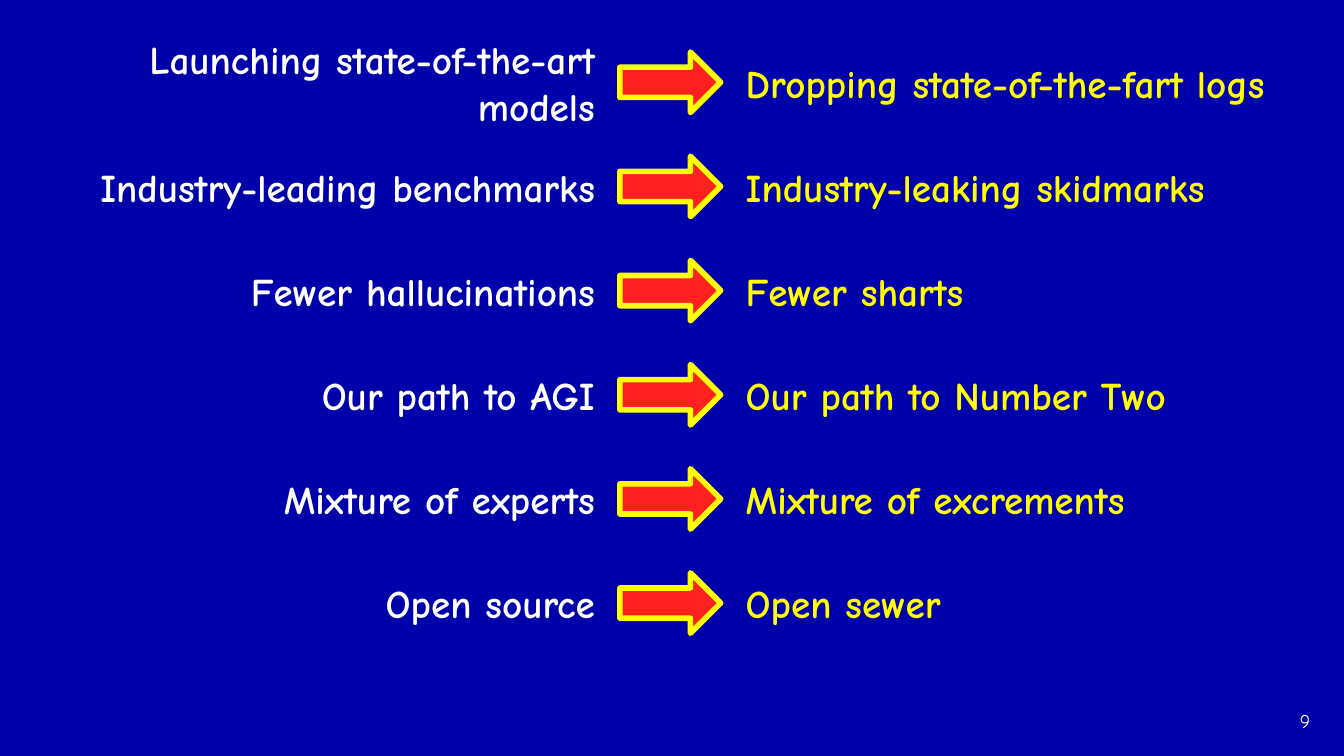
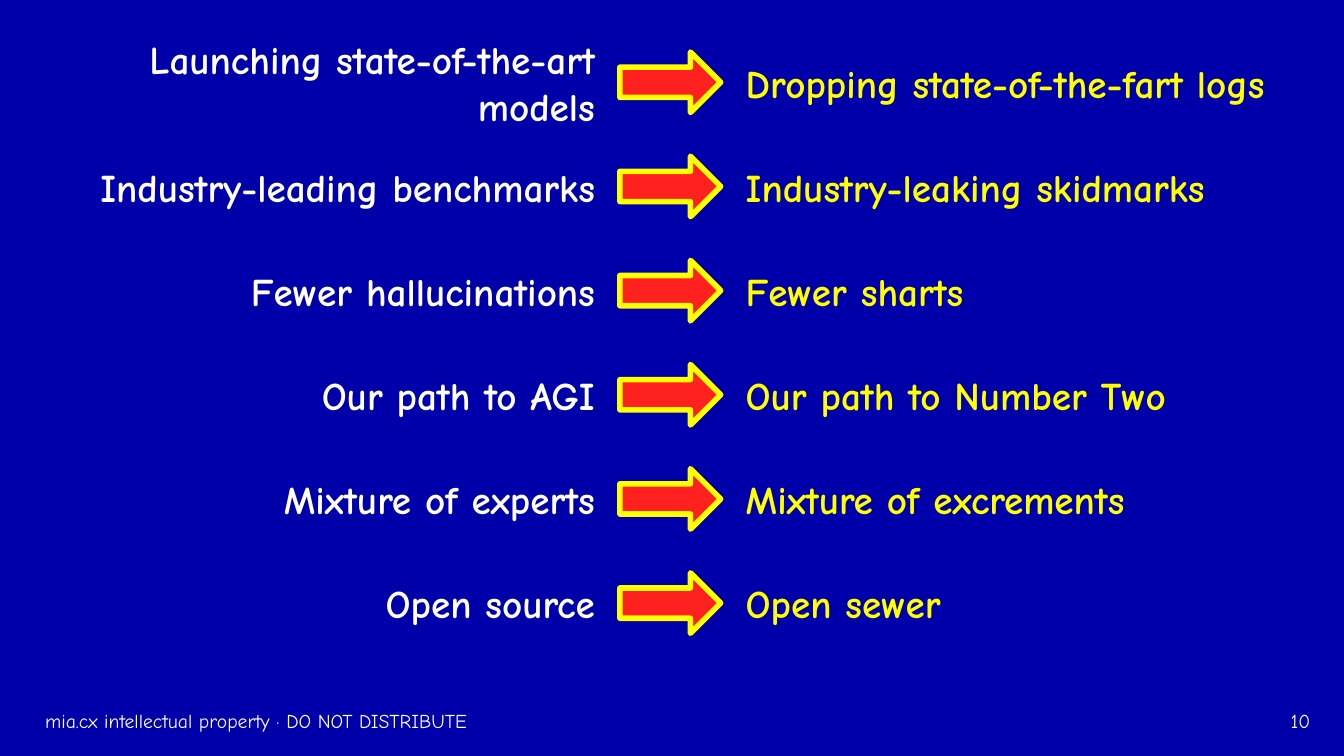
Before and after one commit to mia-riezebos/dropping-logits, a slide deck: slide 10 of store/launch/dropping-logits-keynote.pptx (slide 9 before the commit). Drawn at 1344x756 pixels with LibreOffice and Linux fonts; fonts in the diff are those of the drawing; background and template pictures are left out. Boxes give left, top, right and bottom in pixels: in the first picture for what was removed or moved away, otherwise in the second. Text is boxed around its words. In the diff, an @@ line names an element or a change of style, - is before the commit and + after.

```diff
--- a/store/launch/dropping-logits-keynote.pptx
+++ b/store/launch/dropping-logits-keynote.pptx
@@ text added at (45,714,467,732), 14 pt, text #FFFFFF @@
+mia.cx intellectual property · DO NOT DISTRIBUTE
@@ page number at (1291,714,1311,728): text changed @@
-9
+10
```
Also in this commit, not shown: 8 other slides changed, 1 slide added, 1 other file.
